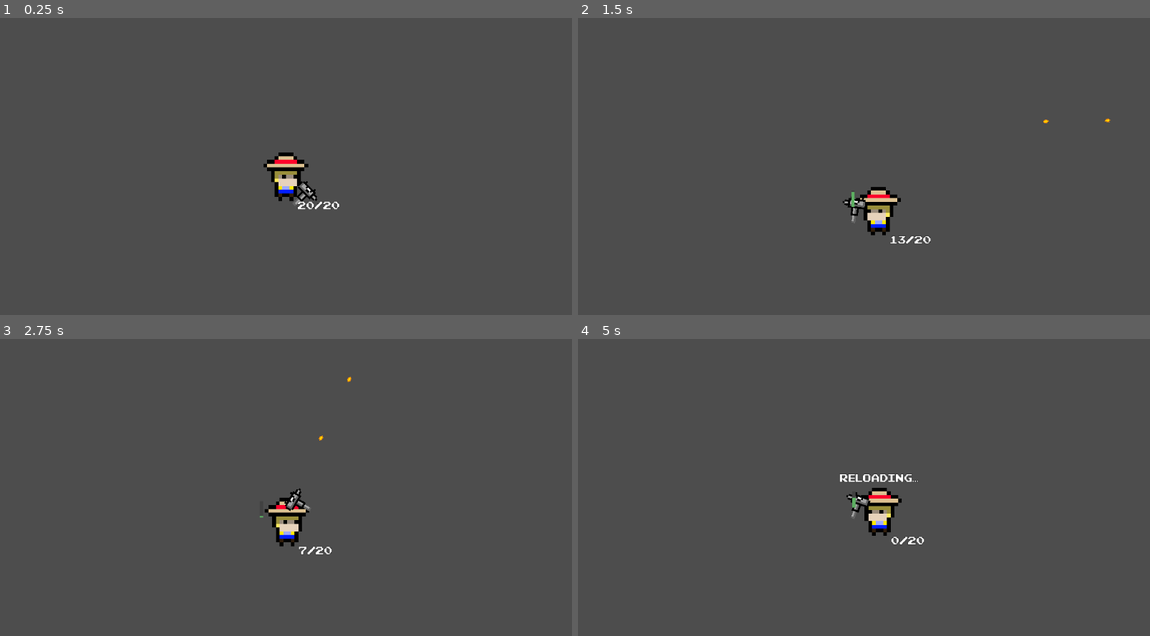
Above: before the commit, frames 1-4 (two rows, left to right).
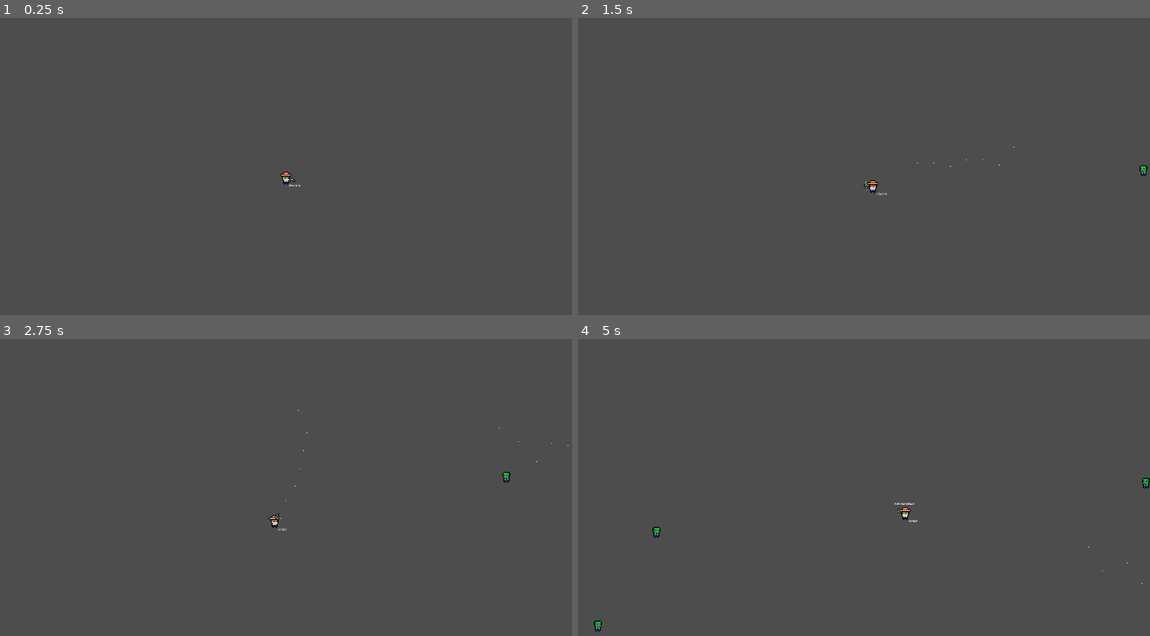
Above: after the commit, the same moments.

Repository: Shmath64/Guerrilla-Gardener
Game: Godot game, scene res://Scenes/world.tscn
The game is run twice, just before and just after one commit, with the same random seed, the same clock (stepped at 60 frames per second) and the same inputs. The engine's default icon, where the game draws it, is replaced by a stand-in: a white triangle on a blue panel in a dark square.
Inputs (mouse positions are in pixels of both pictures, inside the frame that each line leads up to):
- Up to frame 1 (0.25 s): no input
- Up to frame 2 (1.5 s): tap Enter at 0.5 s; move the mouse to (989, 163) at 0.52 s; press the mouse at (989, 163) at 0.53 s; hold Right (ui_right) 0.53-1.28 s; move the mouse to (749, 196) at 1.27 s; release the mouse at (749, 196) at 1.28 s; hold Down (ui_down) from 1.28 s (still down); tap Shift (sprint) at 1.35 s
- Up to frame 3 (2.75 s): move the mouse to (343, 428) at 2.02 s; release Down (ui_down) at 2.03 s; press the mouse at (343, 428) at 2.03 s; hold Right (ui_right) from 2.03 s (still down)
- Up to frame 4 (5 s): move the mouse to (835, 564) at 2.77 s; release Right (ui_right) at 2.78 s; release the mouse at (835, 564) at 2.78 s; hold Up (ui_up) 2.78-3.53 s; tap Shift (sprint) at 2.85, 4.35 s; move the mouse to (1035, 546) at 3.52 s; press the mouse at (1035, 546) at 3.53 s; hold Left (ui_left) from 3.53 s (still down); tap R (reload) at 4.15 s; move the mouse to (692, 451) at 4.27 s; release the mouse at (692, 451) at 4.28 s

The runs differ from the first frame. In frame 1, 1.0% of the frame differs, in the area x 46-60%, y 45-65%; in frame 2, 1.1%; in frame 3, 1.0%; in frame 4, 1.4%, in the area x 2-100%, y 45-99%.

Commit message:
Zombies now target garden first and imported zombies

Diff:
--- a/Scenes/enemy.tscn
+++ b/Scenes/enemy.tscn
@@ -1,13 +1,10 @@
-[gd_scene load_steps=5 format=3 uid="uid://c2brk7x4hjnn8"]
+[gd_scene load_steps=4 format=3 uid="uid://c2brk7x4hjnn8"]
 
 [ext_resource type="Script" path="res://Scripts/enemy.gd" id="1_5m6jj"]
-[ext_resource type="Texture2D" uid="uid://b7gcstvlto2tc" path="res://icon.svg" id="2_mli02"]
+[ext_resource type="Texture2D" uid="uid://d2umhehanskw6" path="res://Sprites/ZombieStand.png" id="2_sf2l0"]
 
 [sub_resource type="RectangleShape2D" id="RectangleShape2D_yvpqj"]
-size = Vector2(13, 13)
-
-[sub_resource type="CircleShape2D" id="CircleShape2D_4lv2t"]
-radius = 48.0104
+size = Vector2(8, 10)
 
 [node name="Enemy" type="CharacterBody2D"]
 collision_layer = 4
@@ -15,18 +12,14 @@
 script = ExtResource("1_5m6jj")
 
 [node name="Sprite2D" type="Sprite2D" parent="."]
+texture_filter = 1
 position = Vector2(1.90735e-06, 0)
-texture = ExtResource("2_mli02")
+scale = Vector2(10, 10)
+texture = ExtResource("2_sf2l0")
 
 [node name="CollisionShape2D" type="CollisionShape2D" parent="."]
 scale = Vector2(10, 10)
 shape = SubResource("RectangleShape2D_yvpqj")
-
-[node name="PlayerDetectionZone" type="Area2D" parent="." groups=["player"]]
-
-[node name="CollisionShape2D" type="CollisionShape2D" parent="PlayerDetectionZone"]
-scale = Vector2(10, 10)
-shape = SubResource("CircleShape2D_4lv2t")
 
 [node name="FlashColorTimer" type="Timer" parent="."]
 wait_time = 0.05
--- a/Scenes/player.tscn
+++ b/Scenes/player.tscn
@@ -54,7 +54,7 @@
 shape = SubResource("RectangleShape2D_p38sm")
 
 [node name="Camera2D" type="Camera2D" parent="."]
-zoom = Vector2(0.75, 0.75)
+zoom = Vector2(0.2, 0.2)
 position_smoothing_enabled = true
 
 [node name="AmmoCountLabel" type="Label" parent="."]
--- a/Scenes/world.tscn
+++ b/Scenes/world.tscn
@@ -45,6 +45,8 @@
 one_shot = true
 
 [node name="Garden" type="StaticBody2D" parent="."]
+collision_layer = 2
+collision_mask = 0
 
 [node name="CollisionShape2D" type="CollisionShape2D" parent="Garden"]
 shape = SubResource("RectangleShape2D_0tcey")
--- a/Scripts/enemy.gd
+++ b/Scripts/enemy.gd
@@ -4,6 +4,8 @@
 var speed = 200
 var stunned = false
 var player : Object
+var targeting_player = false
+var target_player_distance = 1500
 
 func _ready():
 	player = get_parent().get_node("Player")
@@ -12,7 +14,8 @@
 	#position += (Player.position - position) / 50
 	#look_at(Player.position)
 	if !stunned:
-		set_velocity(Vector2(speed, 0).rotated(get_angle_to(player.position)))
+		if targeting_player: set_velocity(Vector2(speed, 0).rotated(get_angle_to(player.position)))
+		else: set_velocity(Vector2(speed, 0).rotated(get_angle_to(Vector2.ZERO))) #Garden is at 0,0
 		move_and_slide()
 		var collision = get_last_slide_collision()
 		if collision:
@@ -21,6 +24,9 @@
 				stunned = true
 				print("Stunned")
 				$StunTimer.start()
+	$Sprite2D.flip_h = velocity.x > 0
+	if player.position.distance_to(position) <= target_player_distance:
+		targeting_player = true
 
 
 func hit(damage : float):
Binary file added: Sprites/ZombieStand.png
Not shown, added: Sprites/ZombieStand.png.import
